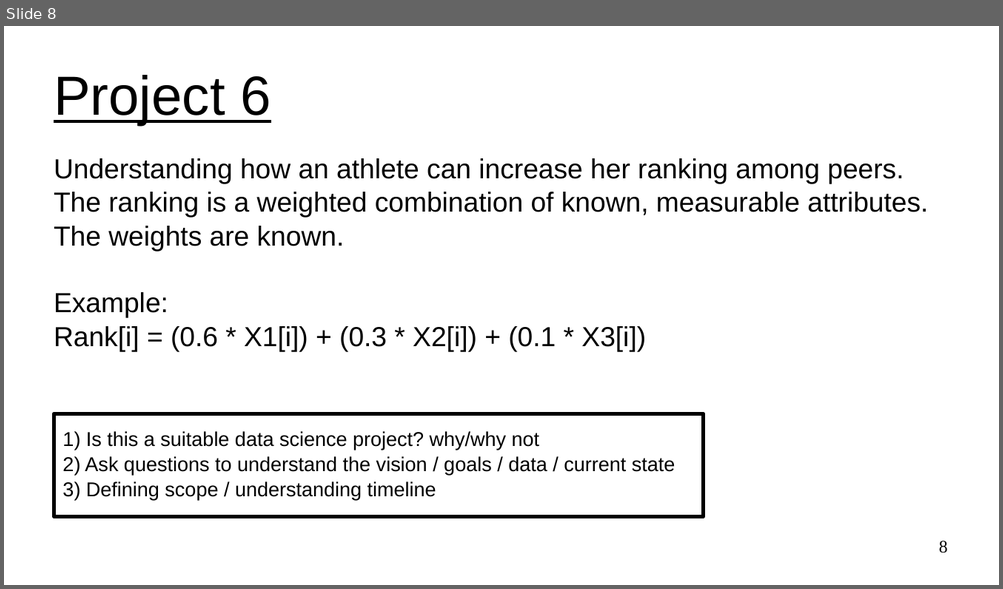
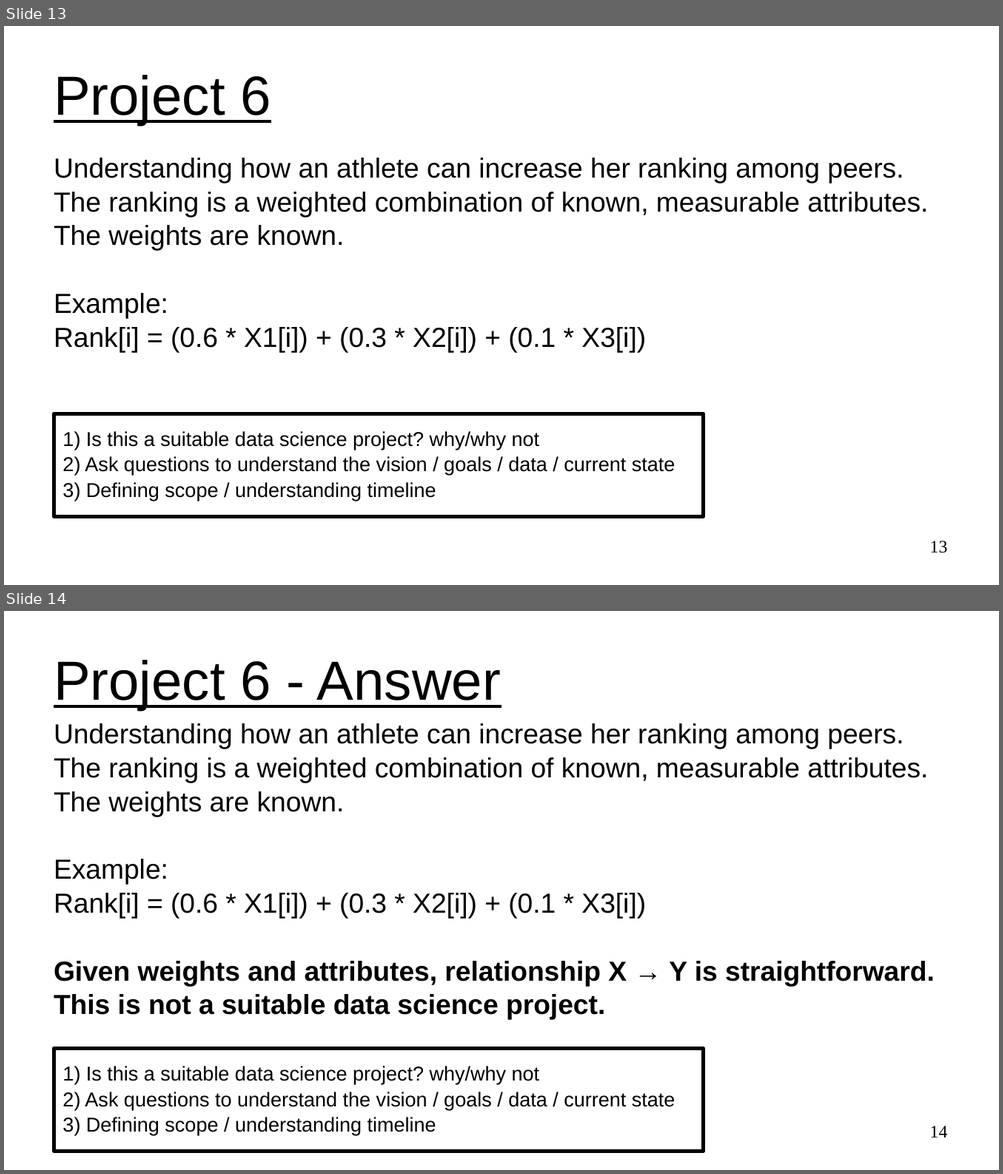
Before and after one commit to UVADS/ds6011, a slide deck: 02_project_discovery.ppt. Shown one above the other, each under a label of ours: slide 8 before the commit, slides 13 and 14 after it. The pictures are 1003x589 and 1003x1174 pixels, drawn with LibreOffice and Linux fonts; fonts in the diff are those of the drawing. Boxes give left, top, right and bottom in pixels: in the first picture for what was removed or moved away, otherwise in the second. Text is boxed around its words. In the diff, an @@ line names an element or a change of style, - is before the commit and + after.

```diff
--- a/02_project_discovery.ppt
+++ b/02_project_discovery.ppt
@@ slide 14 added at box(4, 611, 999, 1170), background #FFFFFF @@
@@ title added at box(54, 660, 501, 710), 44 pt, text #000000, underline @@
+Project 6 - Answer
@@ subtitle added at box(54, 723, 934, 1020), 22 pt, text #000000 @@
+Understanding how an athlete can increase her ranking among peers.
+The ranking is a weighted combination of known, measurable attributes.
+The weights are known.
+Example:
+Rank[i] = (0.6 * X1[i]) + (0.3 * X2[i]) + (0.1 * X3[i])
+Given weights and attributes, relationship X → Y is straightforward.
+This is not a suitable data science project.
@@ rectangle added at box(54, 1049, 703, 1152), fill #FFFFFF, outline #000000 2.89 pt, 16 pt, text #000000 @@
+1) Is this a suitable data science project? why/why not
+2) Ask questions to understand the vision / goals / data / current state
+3) Defining scope / understanding timeline
@@ page number added at box(930, 1126, 948, 1138), 14 pt, text #000000 @@
+14
@@ what was slide 8 is now slide 13 @@
@@ page number at box(930, 541, 948, 554): text changed @@
-8
+13
```
Also in this commit, not shown: 4 slides changed, 5 other slides added.
